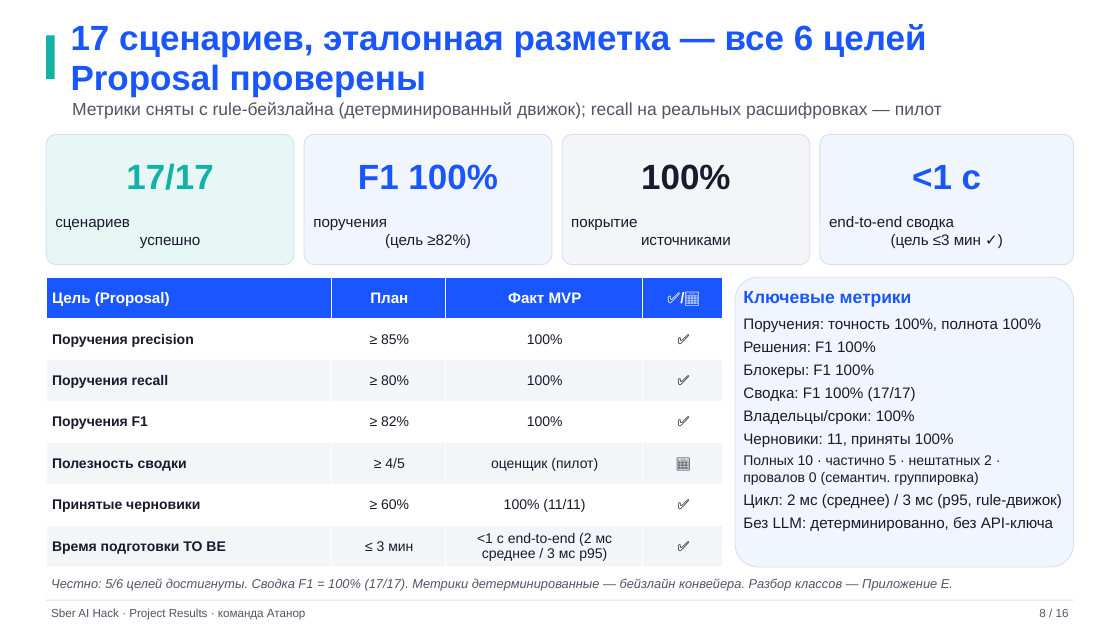
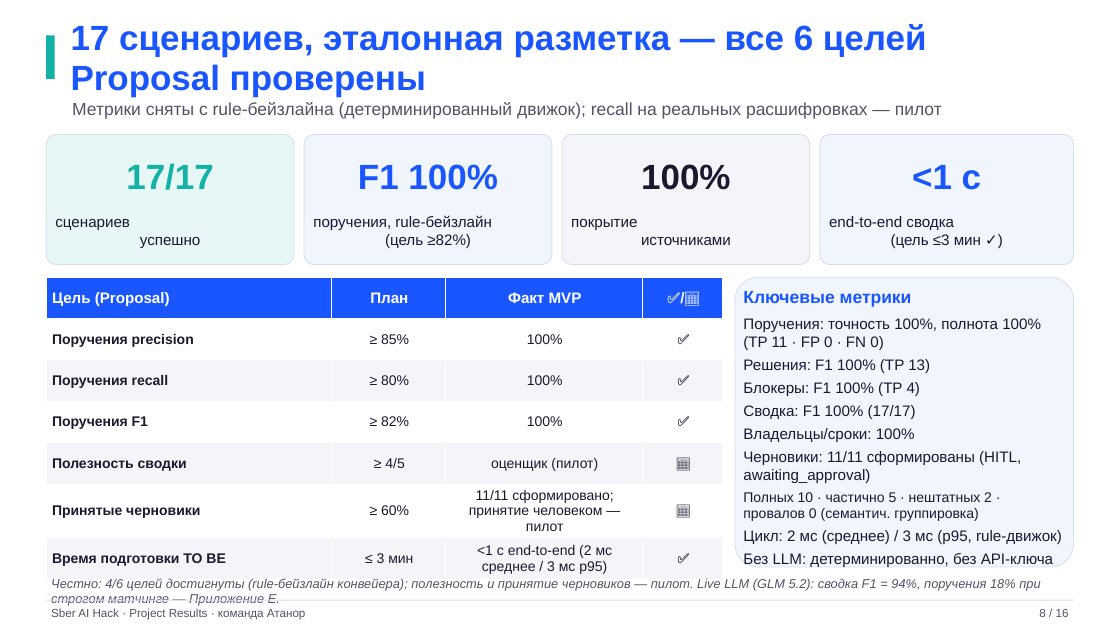
Before and after one commit to sergeyenikeev/athanor-release-sync, a slide deck: slide 8 of docs/Atanor_Project_Results.pptx. Drawn at 1120x630 pixels with LibreOffice and Linux fonts; fonts in the diff are those of the drawing. Boxes give left, top, right and bottom in pixels: in the first picture for what was removed or moved away, otherwise in the second. Text is boxed around its words. In the diff, an @@ line names an element or a change of style, - is before the commit and + after.

```diff
--- a/docs/Atanor_Project_Results.pptx
+++ b/docs/Atanor_Project_Results.pptx
@@ text at [313,215,491,248]: text changed @@
-поручения
-(цель ≥82%)
+поручения, rule-бейзлайн
+(цель ≥82%)
@@ table at [46,277,723,578] @@
-row 6, column 3: 100% (11/11)
+row 6, column 3: 11/11 сформировано; принятие человеком — пилот
-row 6, column 4: ✅
+row 6, column 4: 📅
@@ text at [743,318,1041,396]: text changed @@
-Поручения: точность 100%, полнота 100%
-Решения: F1 100%
-Блокеры: F1 100%
+Поручения: точность 100%, полнота 100% (TP 11 · FP 0 · FN 0)
+Решения: F1 100% (TP 13)
+Блокеры: F1 100% (TP 4)
@@ text at [743,433,954,447]: text changed @@
-Черновики: 11, приняты 100%
+Черновики: 11/11 сформированы (HITL, awaiting_approval)
@@ text at [51,578,1040,606]: text changed @@
-Честно: 5/6 целей достигнуты. Сводка F1 = 100% (17/17). Метрики детерминированные — бейзлайн конвейера. Разбор классов — Приложение E.
+Честно: 4/6 целей достигнуты (rule-бейзлайн конвейера); полезность и принятие черновиков — пилот. Live LLM (GLM 5.2): сводка F1 = 94%, поручения 18% при строгом матчинге — Приложение E.
```
Also in this commit, not shown: 4 other slides changed, 39 other files.
